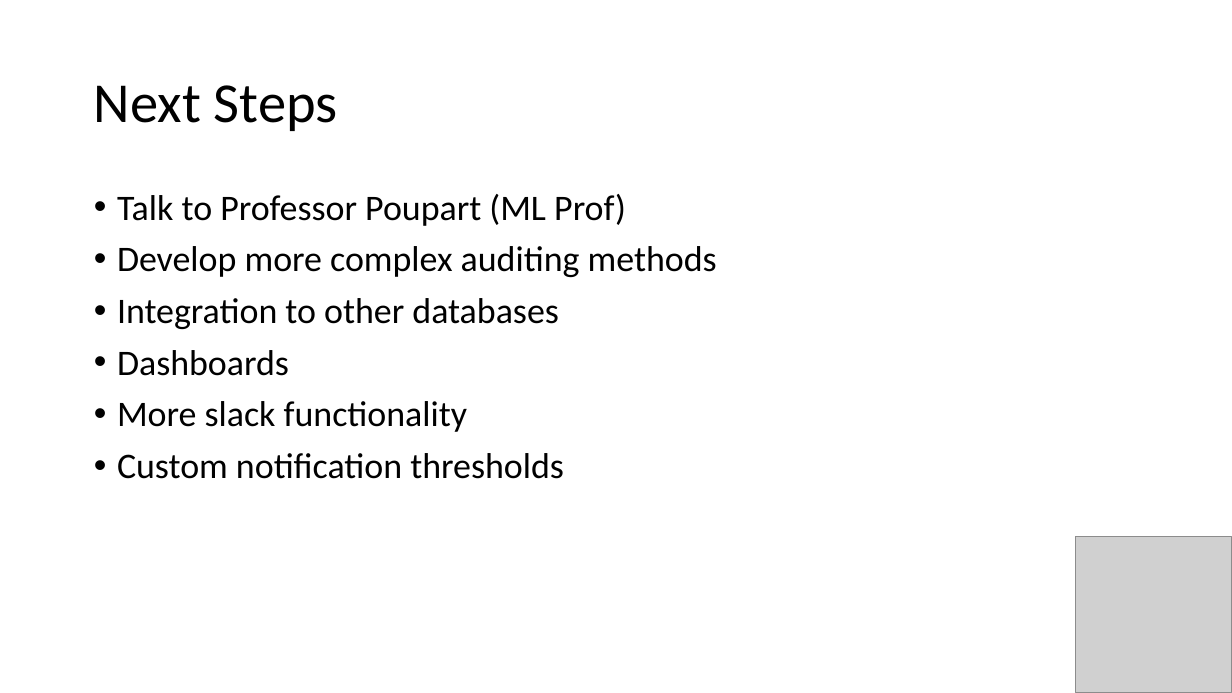
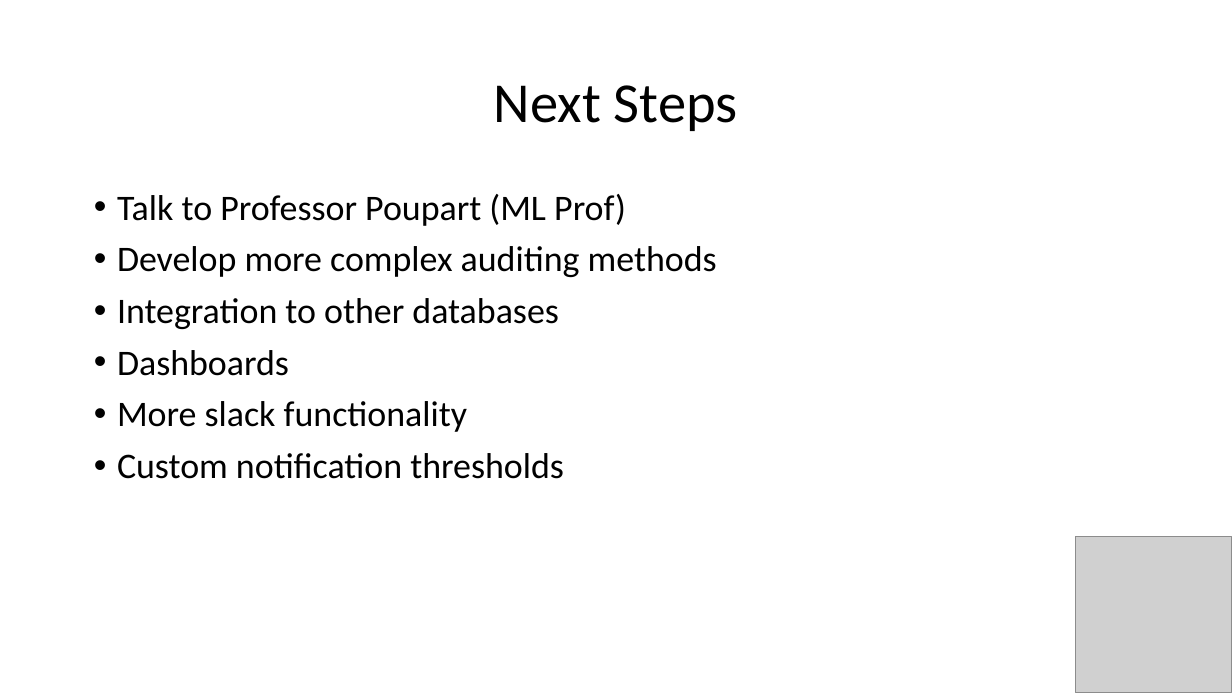
Before and after one commit to havess/daudit, a slide deck: slide 15 of midterm_presentation.pptx. Drawn at 1232x693 pixels with LibreOffice and Linux fonts; fonts in the diff are those of the drawing; grey boxes stand for pictures. Boxes give left, top, right and bottom in pixels: in the first picture for what was removed or moved away, otherwise in the second. Text is boxed around its words. In the diff, an @@ line names an element or a change of style, - is before the commit and + after.

```diff
--- a/midterm_presentation.pptx
+++ b/midterm_presentation.pptx
@@ title "Next Steps" at (x1=494, y1=85, x2=738, y2=131): alignment left to centre @@
```
Also in this commit, not shown: 6 other slides changed, 1 slide added, 1 slide removed.
